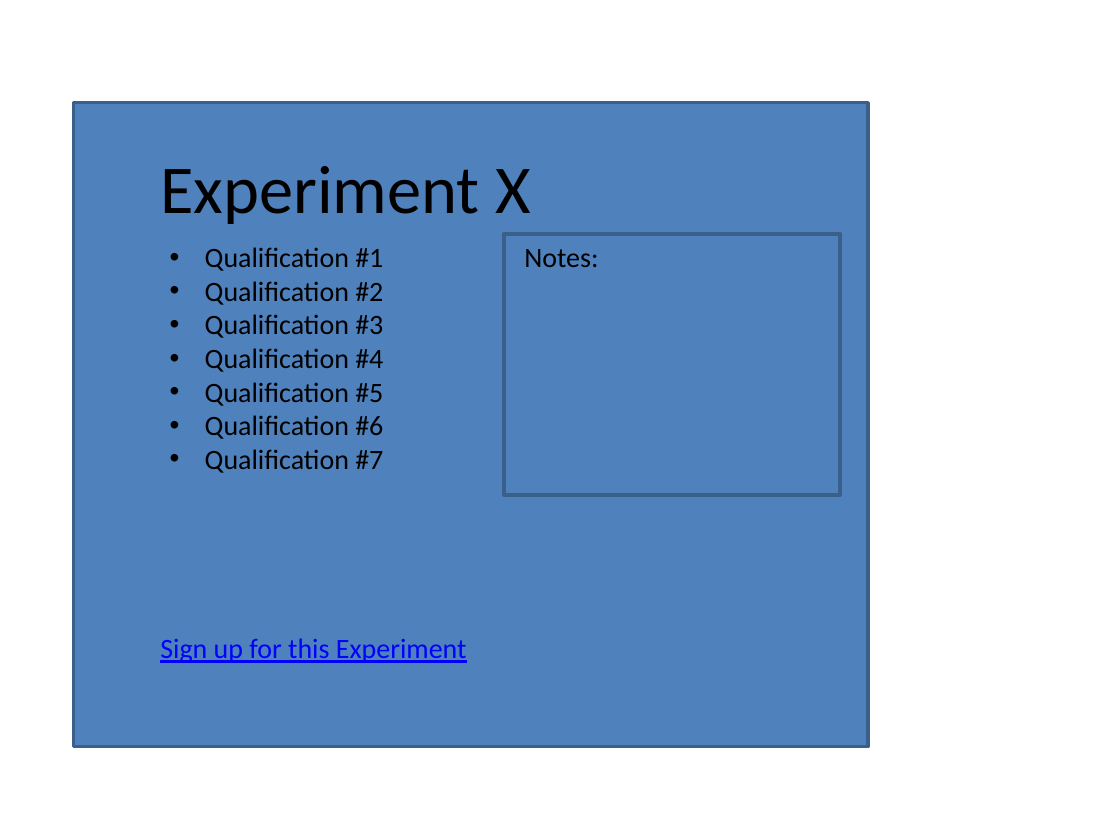
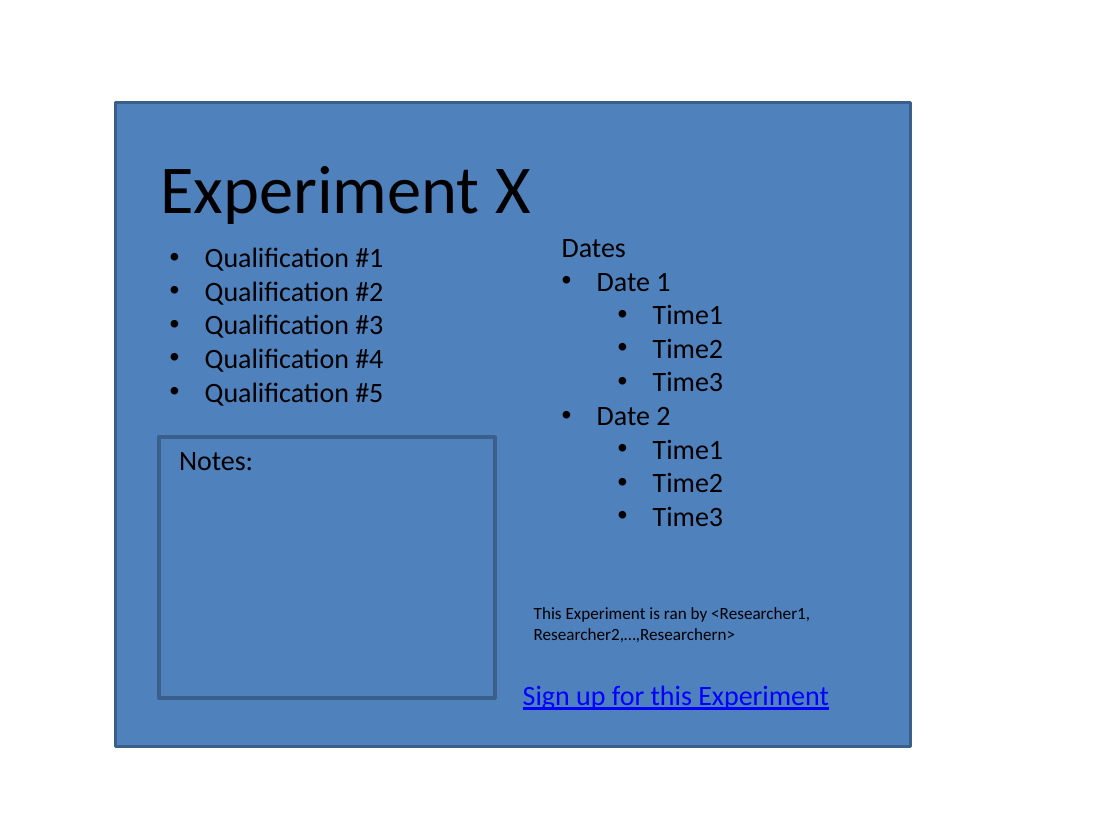
Before and after one commit to compuwizard123/participant-scheduling-system-docs, a slide deck: slide 2 of other/StoryBoardAllie.pptx. Drawn at 1120x840 pixels with LibreOffice and Linux fonts; fonts in the diff are those of the drawing. Boxes give left, top, right and bottom in pixels: in the first picture for what was removed or moved away, otherwise in the second. Text is boxed around its words. In the diff, an @@ line names an element or a change of style, - is before the commit and + after.

```diff
--- a/other/StoryBoardAllie.pptx
+++ b/other/StoryBoardAllie.pptx
@@ rectangle: place and size @@
-rectangle at box(73, 103, 868, 747)
+rectangle at box(115, 103, 911, 747)
@@ text added at box(562, 239, 723, 526), 18 pt, text #000000 @@
+Dates
+• Date 1
+  • Time1
+  • Time2
+  • Time3
+• Date 2
+  • Time1
+  • Time2
+  • Time3
@@ text at box(205, 415, 383, 473): paragraphs removed @@
-• Qualification #6
-• Qualification #7
@@ rectangle: place and size @@
-rectangle at box(504, 234, 840, 495)
+rectangle at box(159, 437, 495, 698)
@@ text "Notes:": place and size @@
-text "Notes:" at box(524, 249, 598, 267)
+text "Notes:" at box(179, 452, 253, 470)
@@ text added at box(534, 607, 810, 642), 11 pt, text #000000 @@
+This Experiment is ran by <Researcher1, Researcher2,…,Researchern>
@@ text "Sign up for this Experiment": place and size @@
-text "Sign up for this Experiment" at box(160, 638, 467, 663)
+text "Sign up for this Experiment" at box(523, 685, 829, 710)
```
Also in this commit, not shown: 2 other slides changed, 2 slides added.
